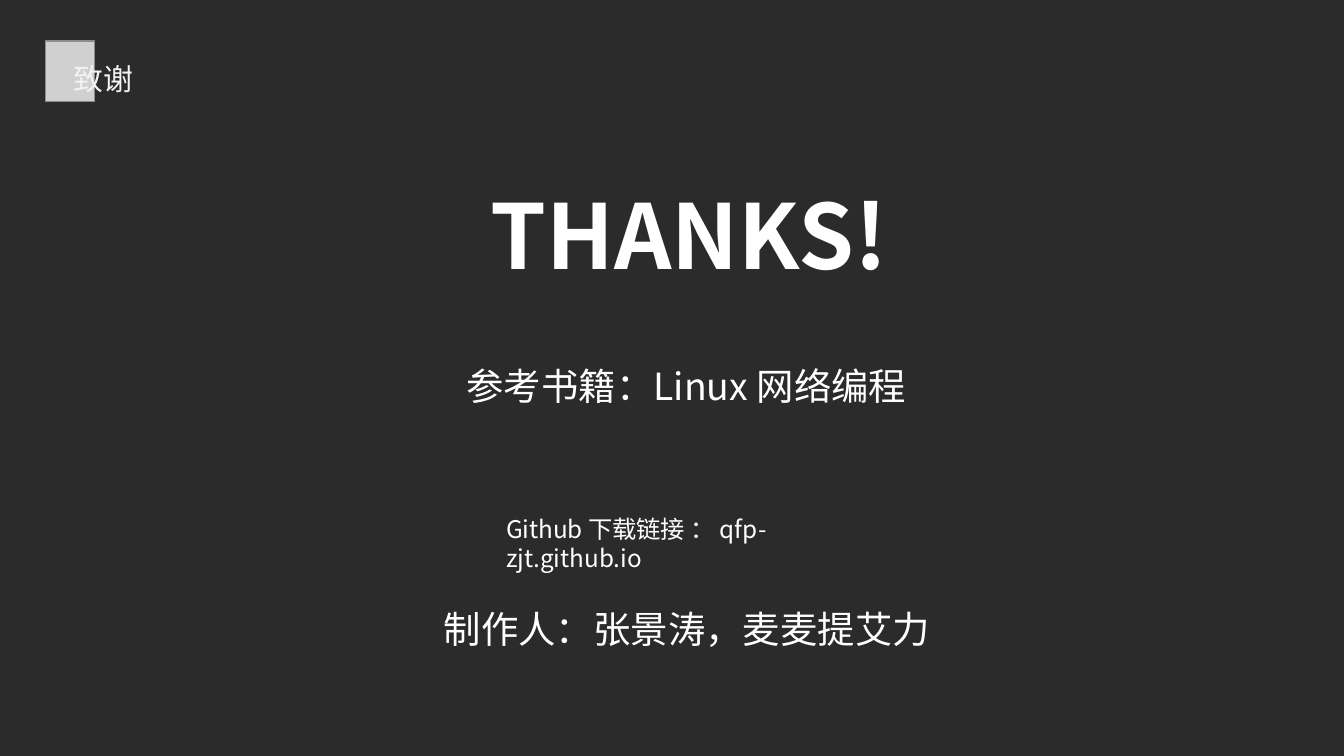
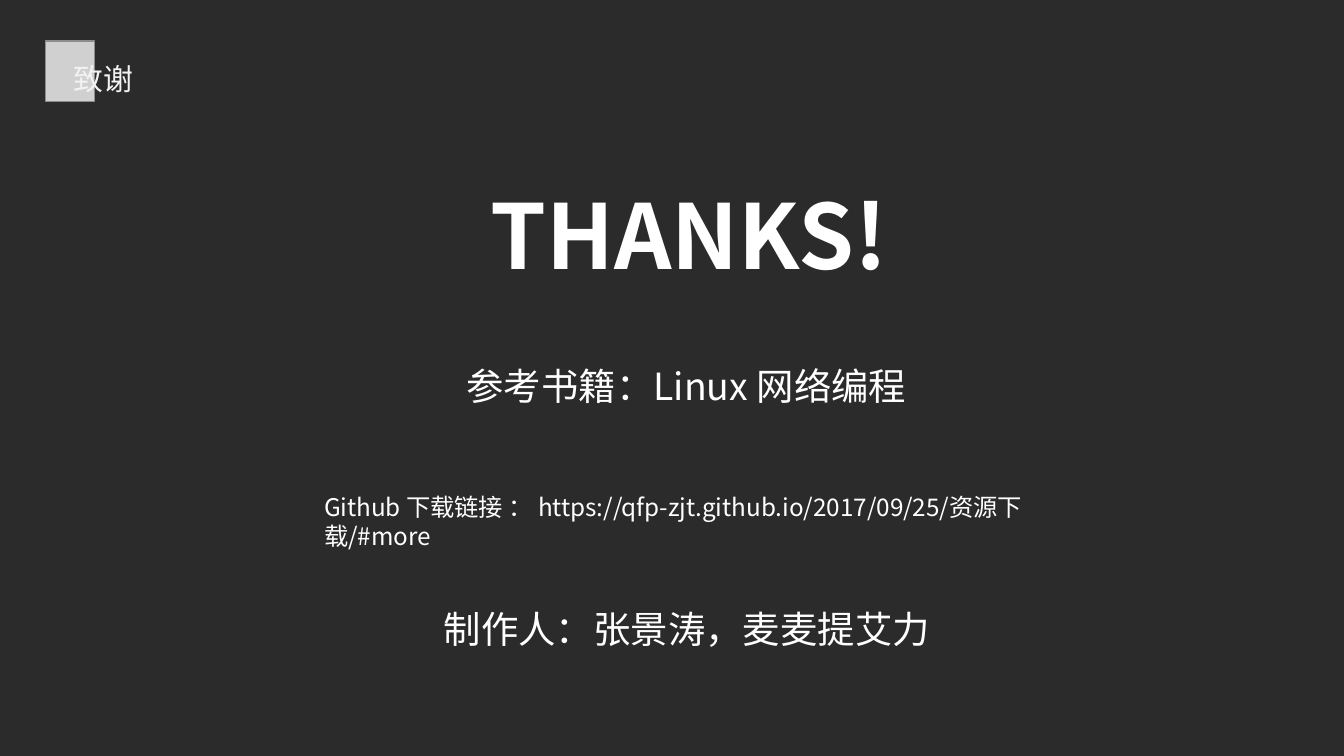
Before and after one commit to QFP-ZJT/QFP-ZJT.github.io, a slide deck: slide 13 of download/TCP实现点对点通讯.pptx. Drawn at 1344x756 pixels with LibreOffice and Linux fonts; fonts in the diff are those of the drawing; grey boxes stand for pictures; background and template pictures are left out; a plain dark background stands for a picture behind light text. Boxes give left, top, right and bottom in pixels: in the first picture for what was removed or moved away, otherwise in the second. Text is boxed around its words. In the diff, an @@ line names an element or a change of style, - is before the commit and + after.

```diff
--- a/download/TCP实现点对点通讯.pptx
+++ b/download/TCP实现点对点通讯.pptx
@@ text at bbox=[324, 495, 1022, 550]: text changed @@
-Github 下载链接 ： qfp-zjt.github.io
+Github 下载链接 ： https://qfp-zjt.github.io/2017/09/25/资源下载/#more
```
Also in this commit, not shown: 1 other slide changed, 1 slide added, 1 slide removed, 1 other file.
